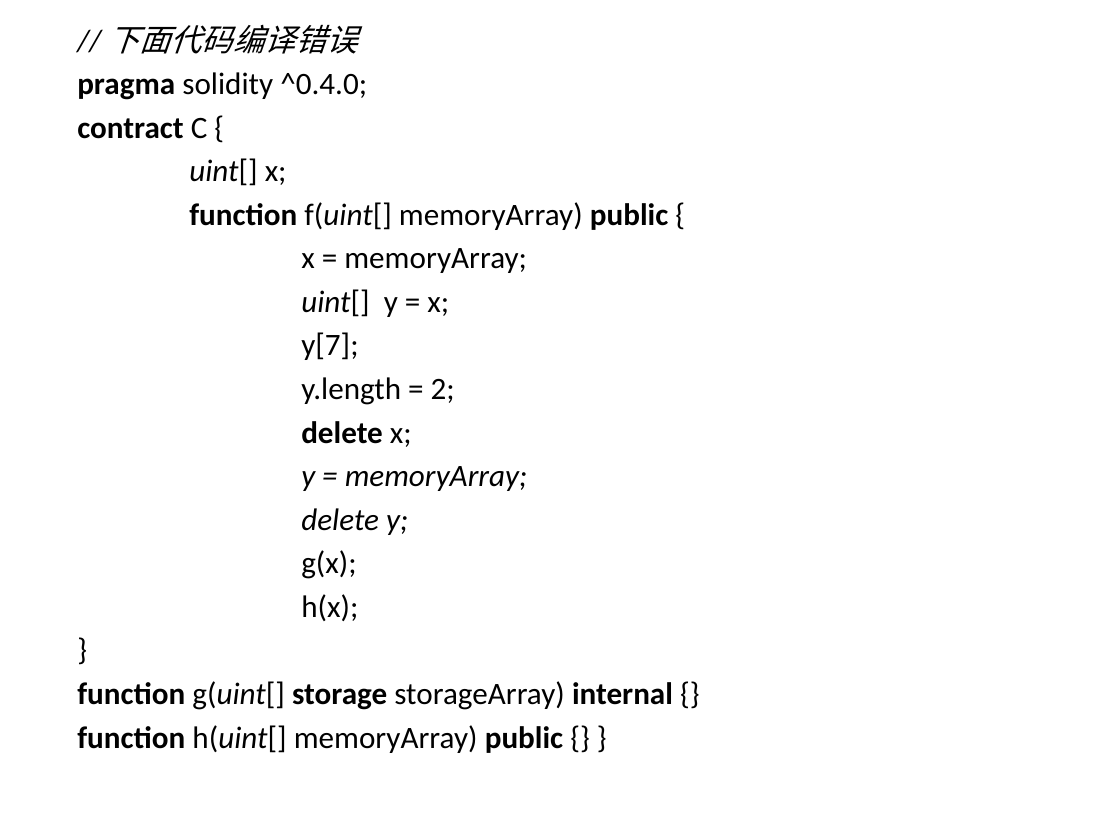
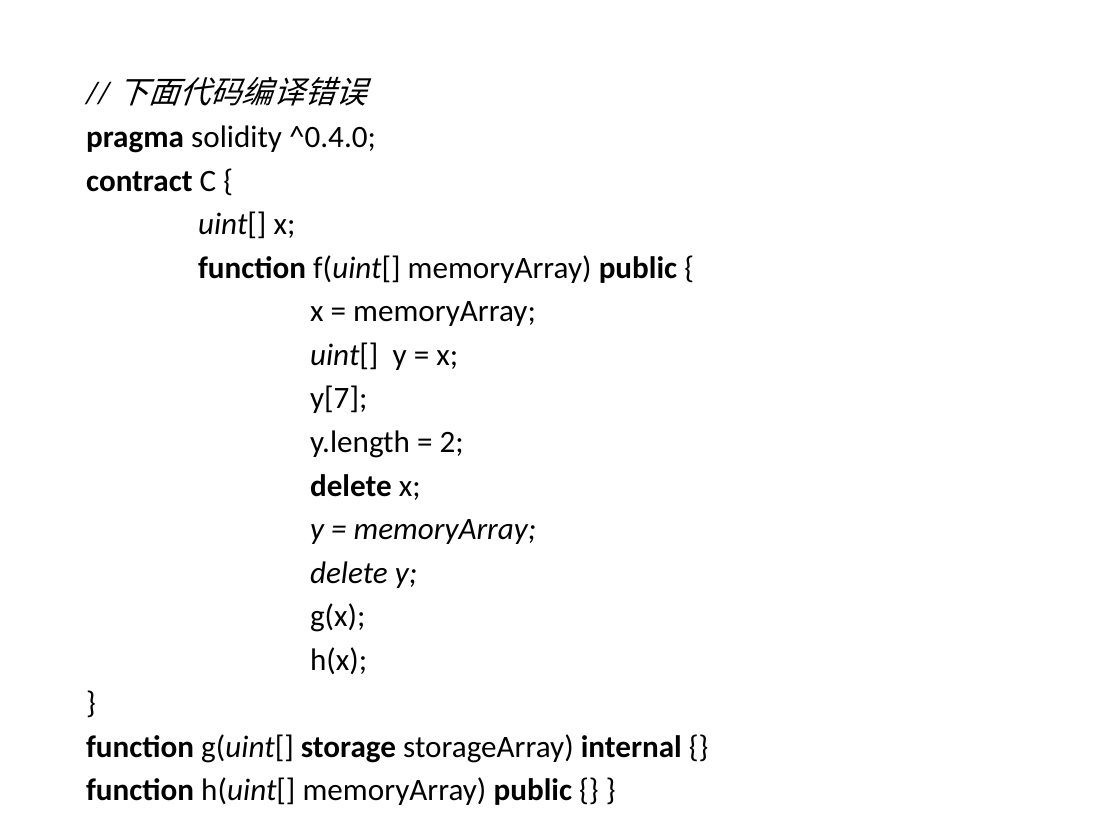
Before and after one commit to confucianzuoyuan/blockchain-tutorial, a slide deck: slide 19 of 以太坊教程/课件/5_2_solidity深入讲解.pptx. Drawn at 1120x840 pixels with LibreOffice and Linux fonts; fonts in the diff are those of the drawing; background and template pictures are left out. Boxes give left, top, right and bottom in pixels: in the first picture for what was removed or moved away, otherwise in the second. Text is boxed around its words. In the diff, an @@ line names an element or a change of style, - is before the commit and + after.

```diff
--- a/以太坊教程/课件/5_2_solidity深入讲解.pptx
+++ b/以太坊教程/课件/5_2_solidity深入讲解.pptx
@@ text "// 下面代码编译错误": place and size @@
-text "// 下面代码编译错误" at (77,24,673,753)
+text "// 下面代码编译错误" at (86,76,682,805)
```
Also in this commit, not shown: 33 other slides changed, 34 other files.
